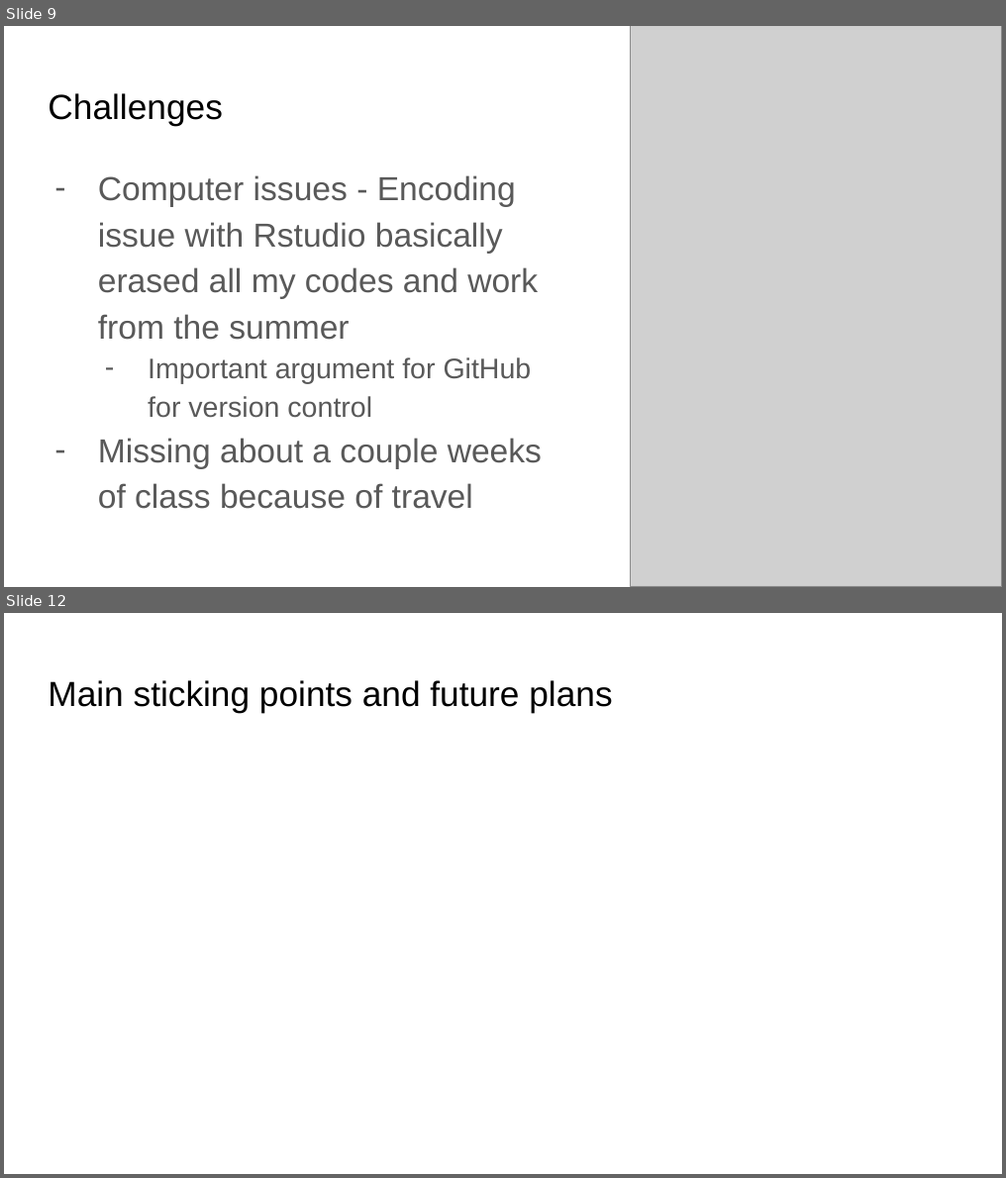
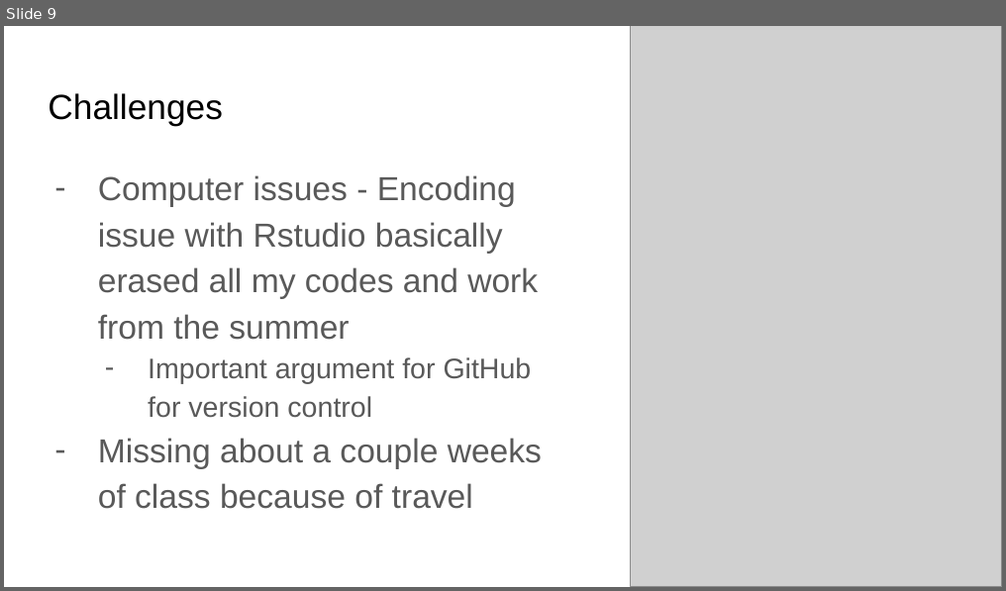
Before and after one commit to junbcai/heatinglacerate, a slide deck: Project Proposal for Analytical Workflow, Fall 2022.pptx. Shown one above the other, each under a label of ours: slides 9 and 12 before the commit, slide 9 after it; the slides between them are not shown. The pictures are 1006x1178 and 1006x591 pixels, drawn with LibreOffice and Linux fonts; fonts in the diff are those of the drawing; grey boxes stand for pictures. Boxes give left, top, right and bottom in pixels: in the first picture for what was removed or moved away, otherwise in the second. Text is boxed around its words. In the diff, an @@ line names an element or a change of style, - is before the commit and + after.

```diff
--- a/Project Proposal for Analytical Workflow, Fall 2022.pptx
+++ b/Project Proposal for Analytical Workflow, Fall 2022.pptx
@@ slide 12 removed at bbox=[4, 613, 1002, 1174], background #FFFFFF @@
@@ title removed at bbox=[48, 680, 612, 712] @@
-Main sticking points and future plans
```
Also in this commit, not shown: 2 other slides removed.
